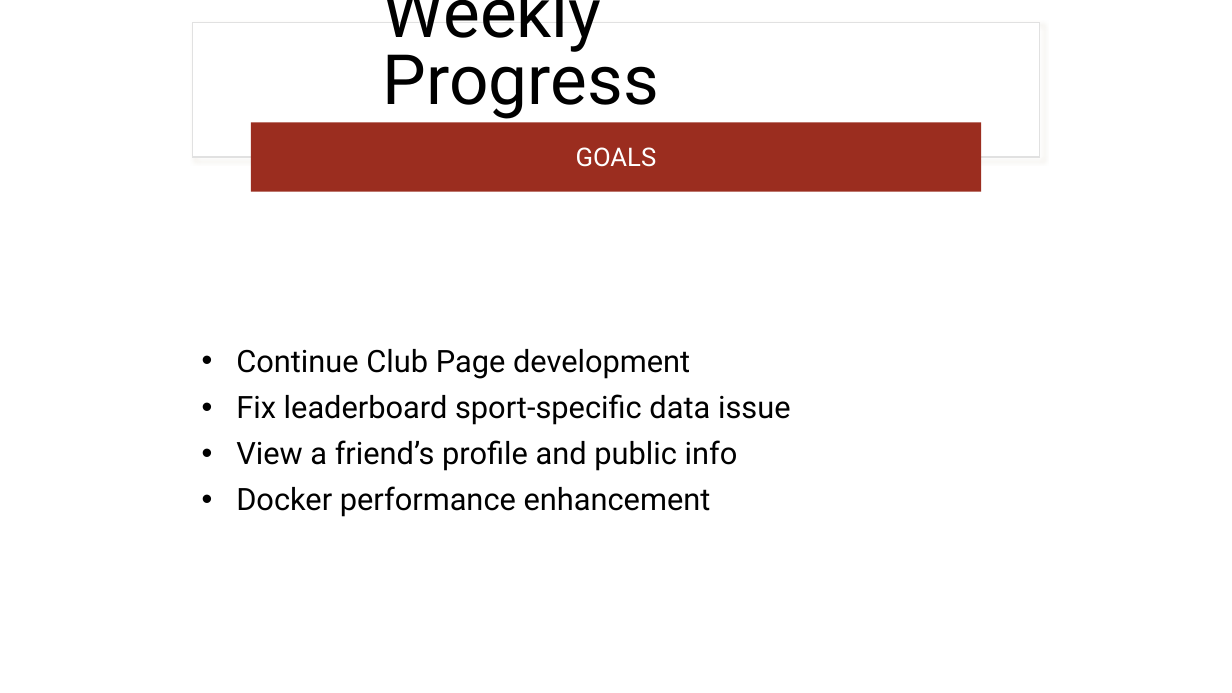
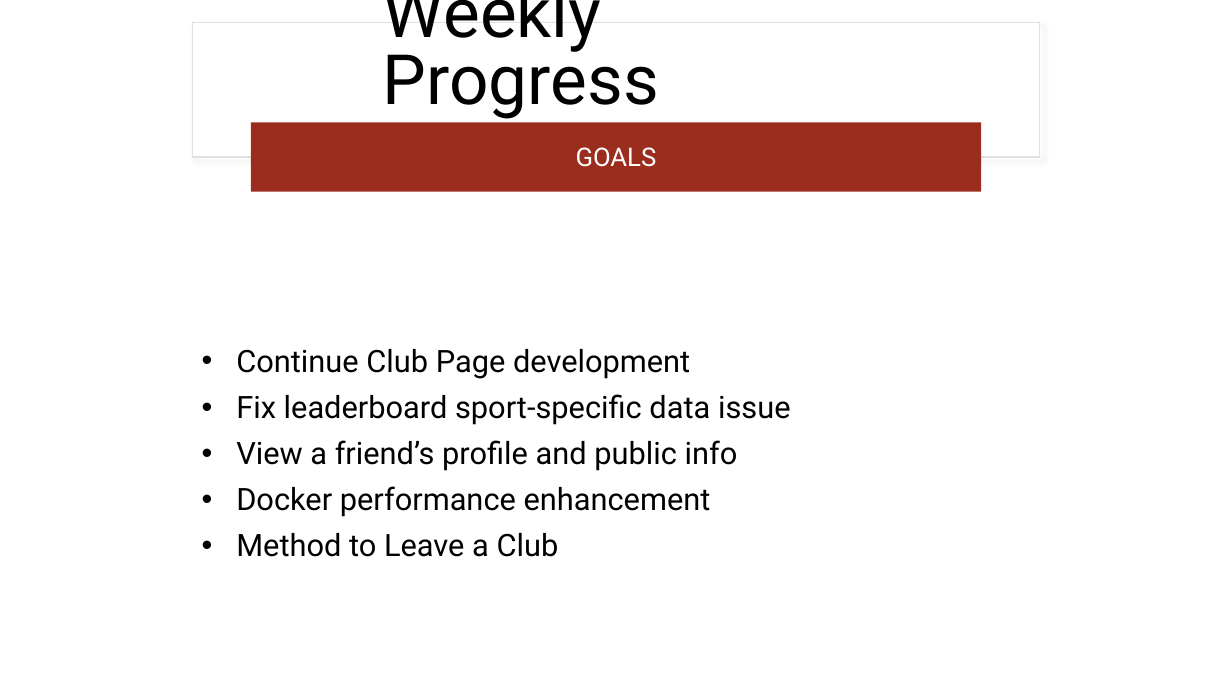
Before and after one commit to jjdeuce06/VulcanActivityTracker, a slide deck: slide 3 of Documentation/Weekly Report/week5/CMSC-4920-Group2-Week5.pptx. Drawn at 1232x693 pixels with LibreOffice and Linux fonts; fonts in the diff are those of the drawing. Boxes give left, top, right and bottom in pixels: in the first picture for what was removed or moved away, otherwise in the second. Text is boxed around its words. In the diff, an @@ line names an element or a change of style, - is before the commit and + after.

```diff
--- a/Documentation/Weekly Report/week5/CMSC-4920-Group2-Week5.pptx
+++ b/Documentation/Weekly Report/week5/CMSC-4920-Group2-Week5.pptx
@@ text at [236,533,559,557]: paragraph added @@
+• Method to Leave a Club
```
Also in this commit, not shown: 1 other slide changed, 1 other file.
